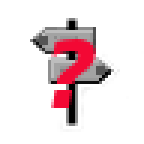
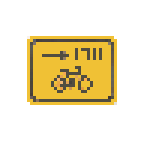
Revision of a layered 144px x 144px image; what changed, layer by layer:
showed "znaceni_silnicni", painted on it over (x1=27, y1=36, x2=117, y2=105)
hid "unknown" over (x1=27, y1=18, x2=120, y2=132)
